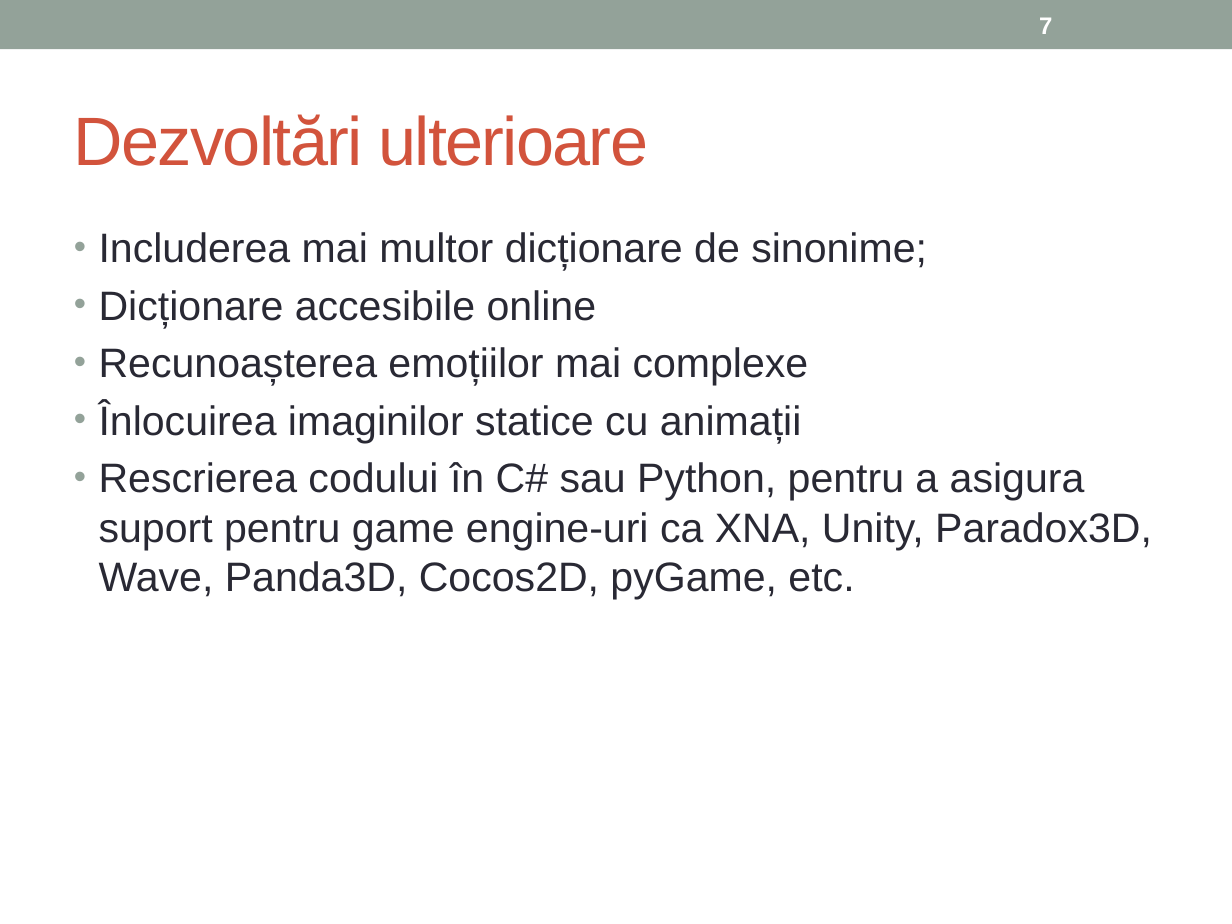
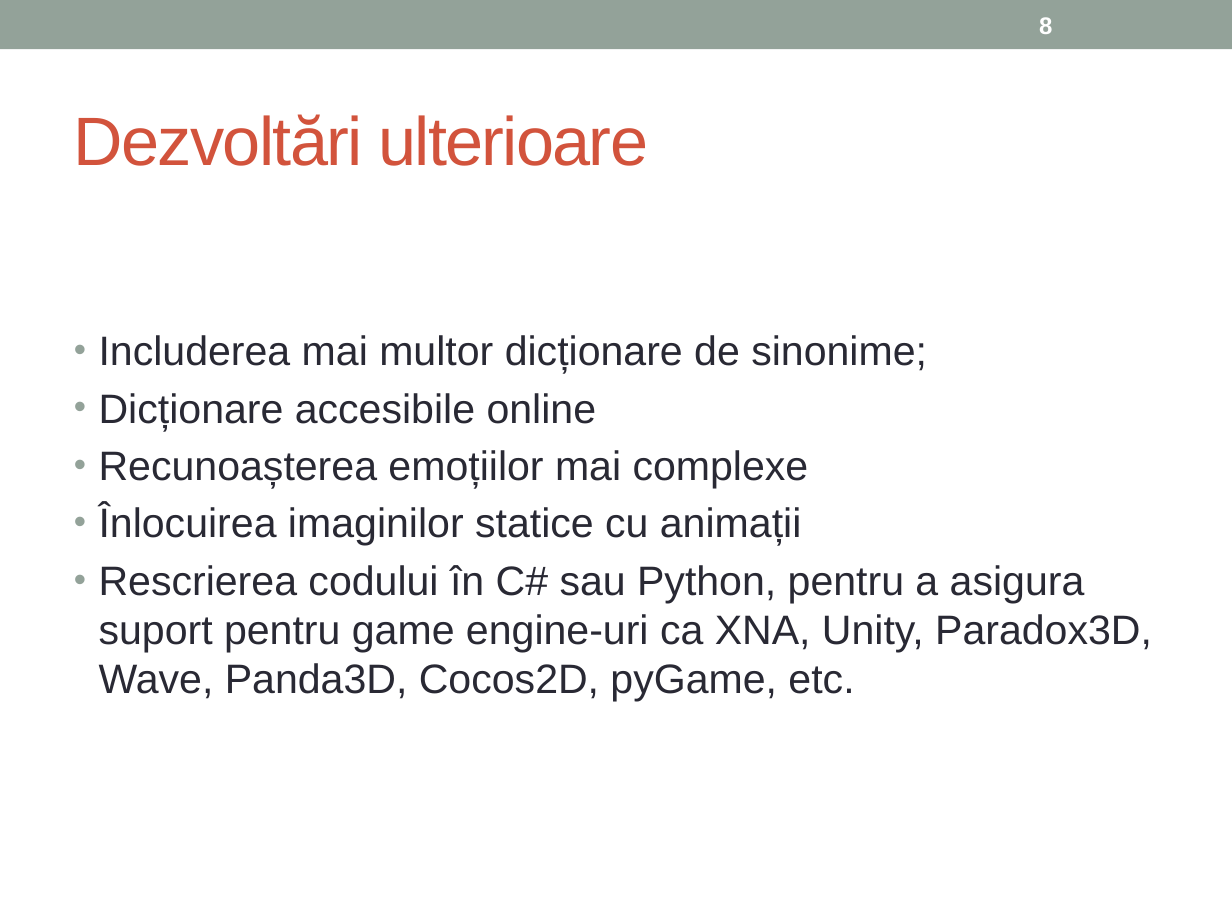
Before and after one commit to AlexC93/SimulatedAwareness, a slide deck: slide 8 of Licenta.pptx (slide 7 before the commit). Drawn at 1232x924 pixels with LibreOffice and Linux fonts; fonts in the diff are those of the drawing. Boxes give left, top, right and bottom in pixels: in the first picture for what was removed or moved away, otherwise in the second. Text is boxed around its words. In the diff, an @@ line names an element or a change of style, - is before the commit and + after.

```diff
--- a/Licenta.pptx
+++ b/Licenta.pptx
@@ page number at (1039, 17, 1052, 34): text changed @@
-7
+8
@@ text "Includerea mai multor dicționare de ...": place and size @@
-text "Includerea mai multor dicționare de ..." at (99, 232, 1152, 599)
+text "Includerea mai multor dicționare de ..." at (99, 335, 1152, 702)
```
Also in this commit, not shown: 1 other slide changed, 1 slide added.
